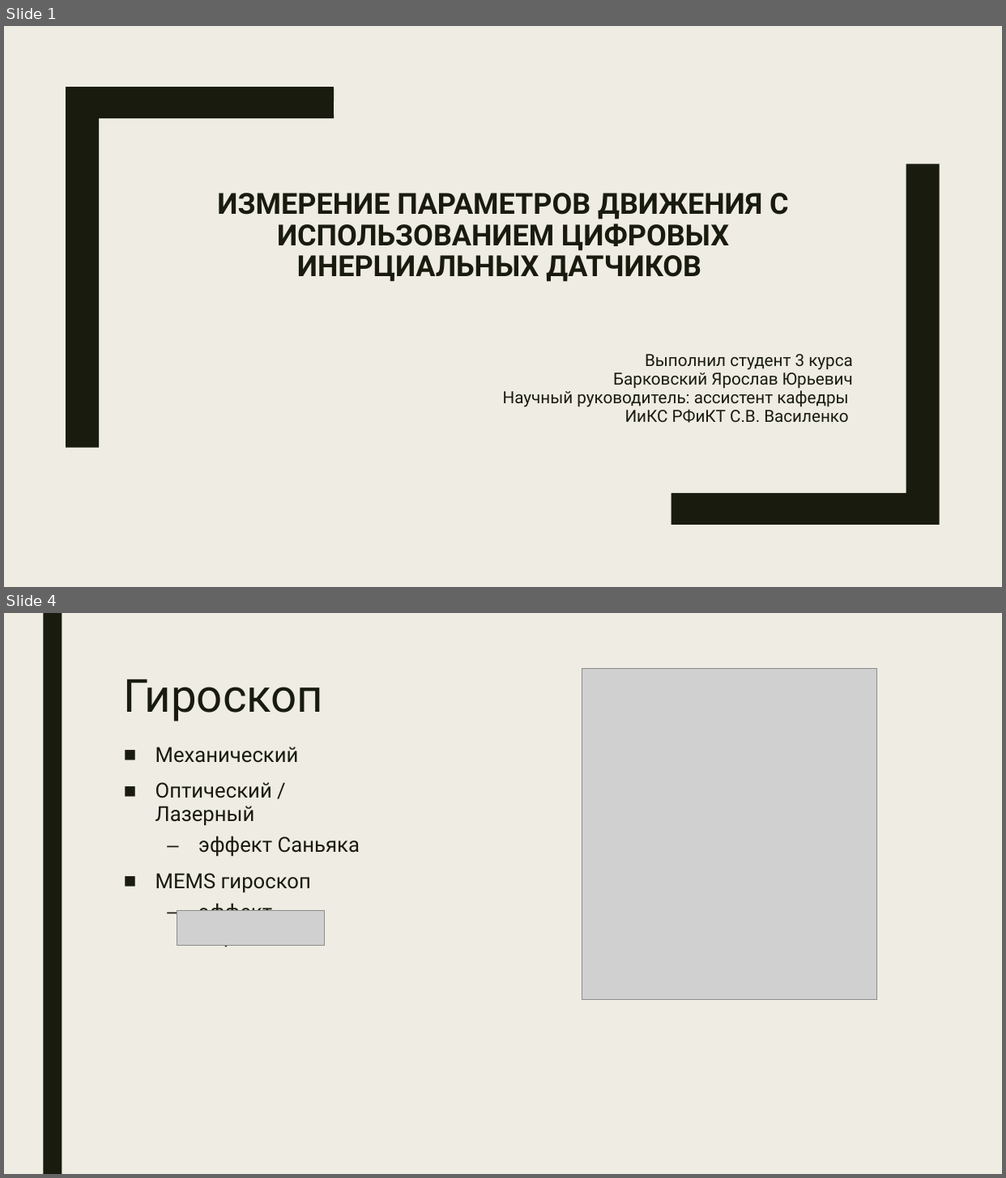
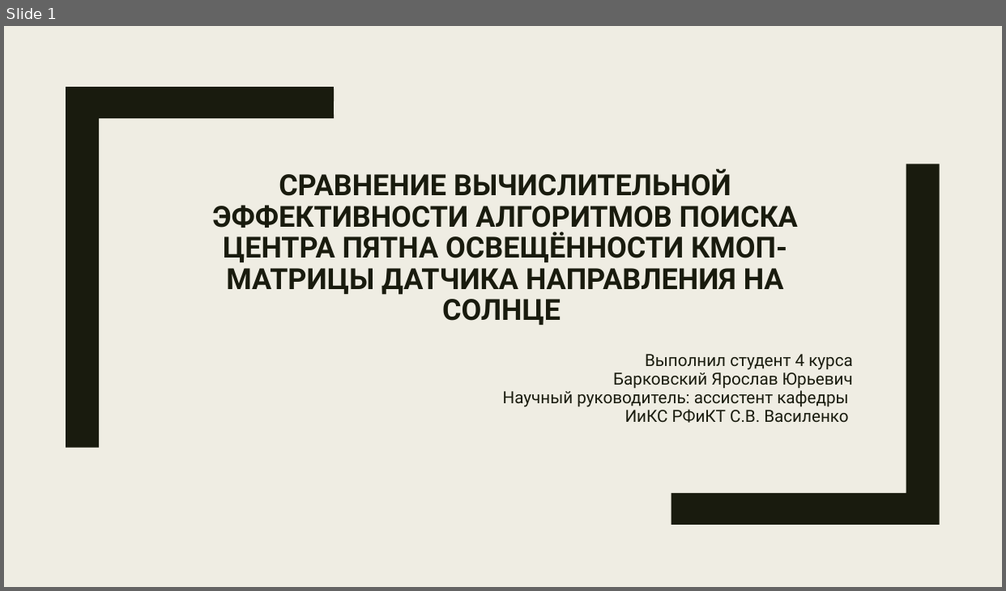
Before and after one commit to BarikQ/course_4, a slide deck: Презентация 5.pptx. Shown one above the other, each under a label of ours: slides 1 and 4 before the commit, slide 1 after it; the slides between them are not shown. The pictures are 1006x1178 and 1006x591 pixels, drawn with LibreOffice and Linux fonts; fonts in the diff are those of the drawing; grey boxes stand for pictures. Boxes give left, top, right and bottom in pixels: in the first picture for what was removed or moved away, otherwise in the second. Text is boxed around its words. In the diff, an @@ line names an element or a change of style, - is before the commit and + after.

```diff
--- a/Презентация 5.pptx
+++ b/Презентация 5.pptx
@@ slide 4 removed at bbox=[4, 613, 1002, 1174], background #EFEDE3 @@
@@ rectangle removed at bbox=[43, 613, 62, 1174] @@
@@ title removed at bbox=[124, 679, 323, 722] @@
-Гироскоп
@@ picture removed at bbox=[582, 669, 878, 1000] @@
@@ text removed at bbox=[155, 747, 360, 947] @@
-■ Механический
-■ Оптический / Лазерный
-  – эффект Саньяка
-■ MEMS гироскоп
-  – эффект Кориолиса
@@ picture removed at bbox=[177, 911, 324, 946] @@
@@ slide 1 changed as well @@
@@ title at bbox=[212, 169, 798, 325]: text changed @@
-ИЗМЕРЕНИЕ ПАРАМЕТРОВ ДВИЖЕНИЯ С ИСПОЛЬЗОВАНИЕМ ЦИФРОВЫХ ИНЕРЦИАЛЬНЫХ ДАТЧИКОВ
+СРАВНЕНИЕ ВЫЧИСЛИТЕЛЬНОЙ ЭФФЕКТИВНОСТИ АЛГОРИТМОВ ПОИСКА ЦЕНТРА ПЯТНА ОСВЕЩЁННОСТИ КМОП-МАТРИЦЫ ДАТЧИКА НАПРАВЛЕНИЯ НА СОЛНЦЕ
@@ subtitle at bbox=[645, 354, 852, 370]: text changed @@
-Выполнил студент 3 курса
+Выполнил студент 4 курса
```
Also in this commit, not shown: 2 other slides changed, 13 slides added, 7 other slides removed, 1 other file.
